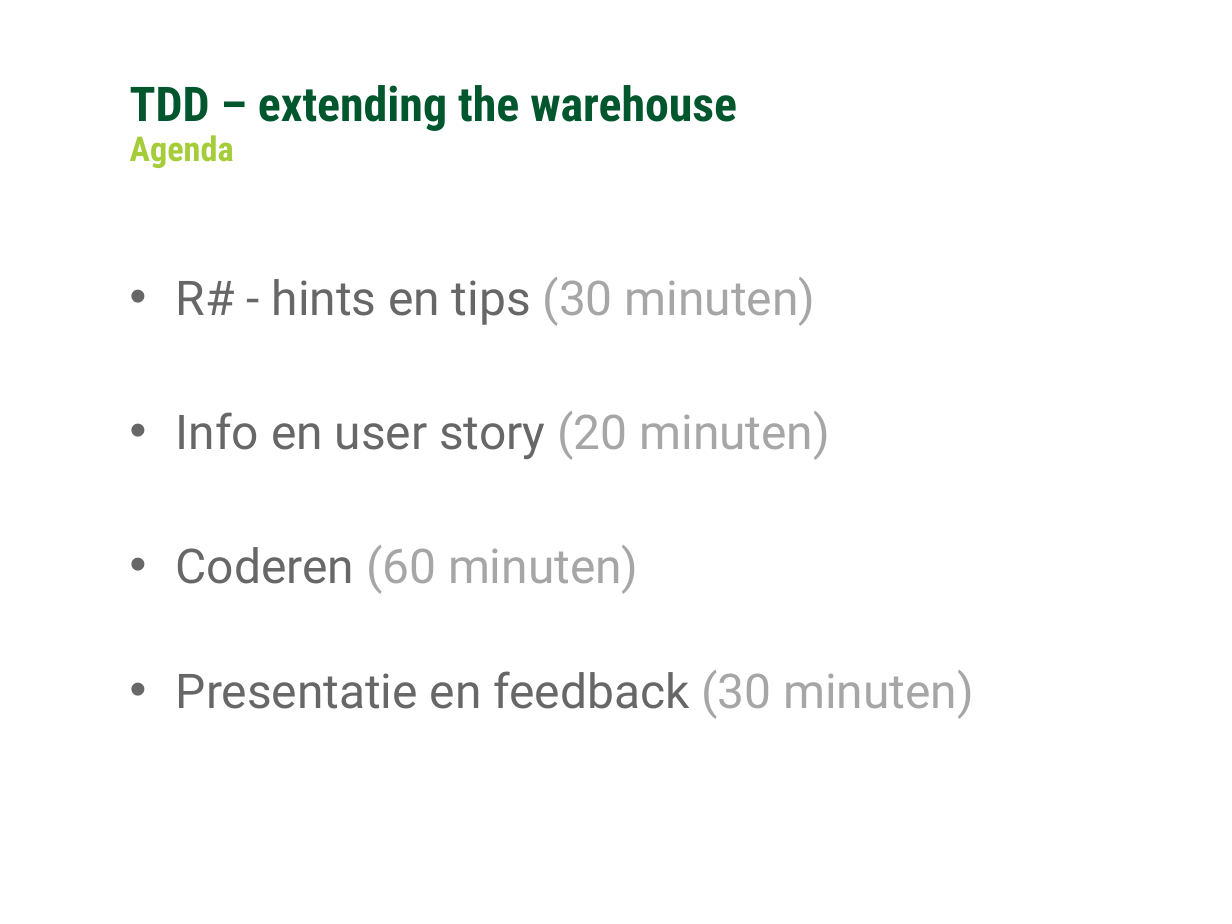
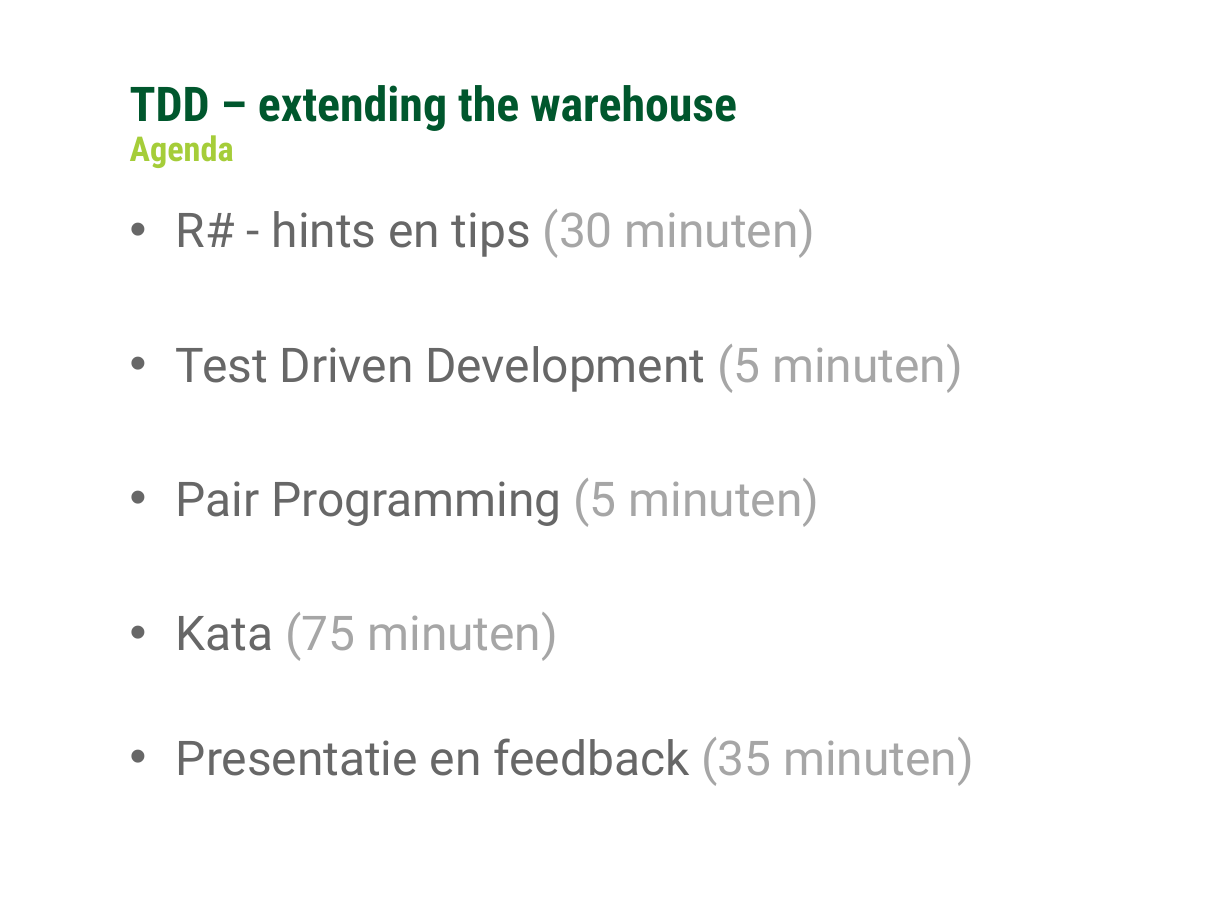
Before and after one commit to Ozindar/GCUnitTestDojo, a slide deck: slide 2 of warehouse/Coding Kata - TDD Extending the Warehouse.pptx. Drawn at 1232x924 pixels with LibreOffice and Linux fonts; fonts in the diff are those of the drawing; background and template pictures are left out. Boxes give left, top, right and bottom in pixels: in the first picture for what was removed or moved away, otherwise in the second. Text is boxed around its words. In the diff, an @@ line names an element or a change of style, - is before the commit and + after.

```diff
--- a/warehouse/Coding Kata - TDD Extending the Warehouse.pptx
+++ b/warehouse/Coding Kata - TDD Extending the Warehouse.pptx
@@ text at (176,344,974,786): text changed @@
-• Info en user story (20 minuten)
-• Coderen (60 minuten)
-• Presentatie en feedback (30 minuten)
+• Test Driven Development (5 minuten)
+• Pair Programming (5 minuten)
+• Kata (75 minuten)
+• Presentatie en feedback (35 minuten)
```
Also in this commit, not shown: 11 other slides changed, 1 slide added, 2 slides removed, 22 other files.
